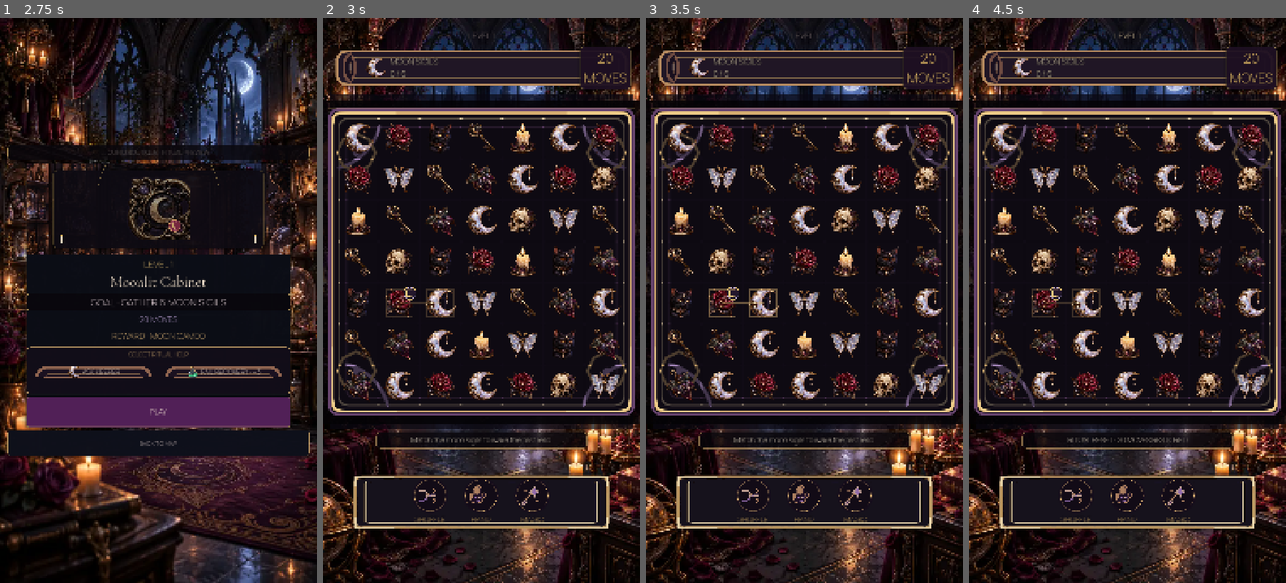
Above: before the commit, frames 1-4 (left to right).
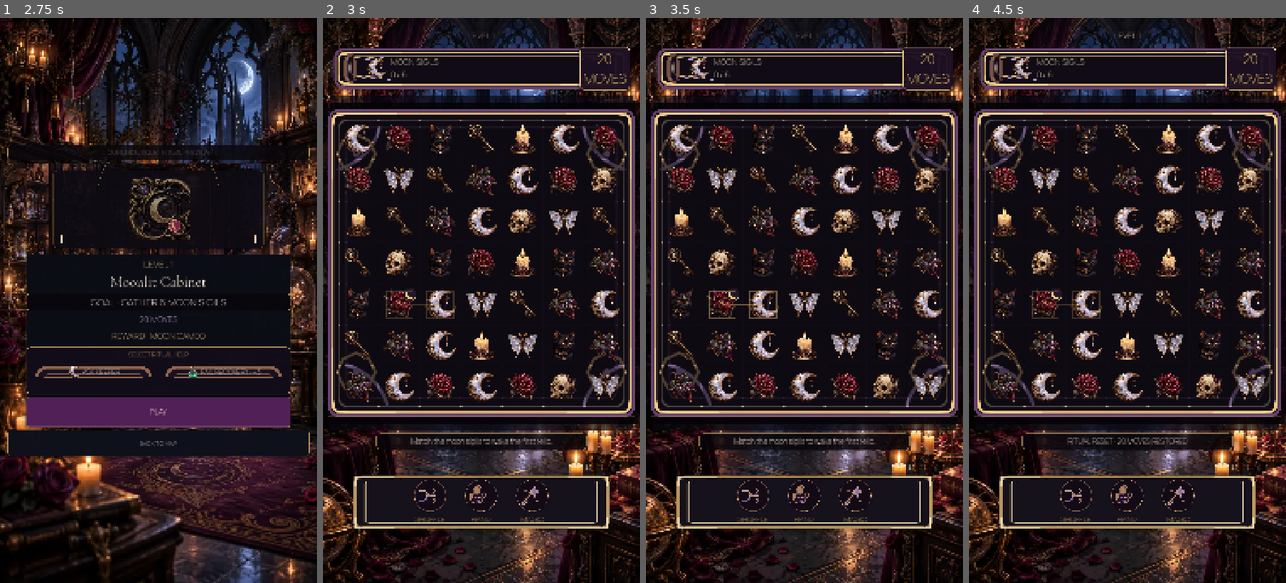
Above: after the commit, the same moments.

Repository: Jay-prodesign/akilta-match3
Game: Godot game, scene res://src/app/app_bootstrap.tscn
The game is run twice, just before and just after one commit, with the same random seed, the same clock (stepped at 60 frames per second) and the same inputs.
Inputs:
- Up to frame 1 (2.75 s): click "ENTER THE HOUSE" at 0.5 s; click "PLAY LEVEL 1" at 1.25 s; click "1" at 2 s
- Up to frame 2 (3 s): click "PLAY" at 2.75 s
- Up to frame 3 (3.5 s): no input
- Up to frame 4 (4.5 s): click "Ⅱ" at 3.5 s; click "RESTART LEVEL" at 4.25 s

Frame 1 is identical in both runs. In frame 2, 16% of the frame differs, in the area x 1-100%, y 5-77%; in frame 3, 16%; in frame 4, 15%.

Commit message:
Port ornamental gameplay HUD frame into single parity branch

Diff:
--- a/src/ui/gameplay/gameplay_screen.gd
+++ b/src/ui/gameplay/gameplay_screen.gd
@@ -1116,6 +1116,11 @@
 		and hint_label.custom_minimum_size.x >= 680.0
 		and hint_label.custom_minimum_size.x <= 740.0
 	)
+	var north_star_gameplay_hud_frame: bool = (
+		String($Layout/HUDPlate.get_meta("production_chrome_asset", "")) == ProductionChrome.GAMEPLAY_HUD_FRAME_PATH
+		and String($Layout/HUDPlate.get_meta("production_chrome_kind", "")) == "gameplay_objective_frame"
+		and ($Layout/HUDPlate as PanelContainer).get_theme_stylebox("panel") is StyleBoxTexture
+	)
 	return {
 		"authored_hud_plate": get_node_or_null("Layout/HUDPlate/HUD") != null,
 		"authored_resource_bar": _level_badge_label != null and _resource_coin_label != null and _resource_gem_label != null,
@@ -1142,13 +1147,14 @@
 		"utility_separated_from_boosters": utilities_separated,
 		"north_star_board_object": board_locked,
 		"north_star_header_hierarchy": hierarchy_locked,
-		"quiet_gameplay_shell_family": String($Layout/HUDPlate.get_meta("production_chrome_asset", "")) == ProductionChrome.QUIET_PANEL_PATH and $ResourceBar.get_theme_stylebox("panel") is StyleBoxEmpty,
+		"quiet_gameplay_shell_family": $ResourceBar.get_theme_stylebox("panel") is StyleBoxEmpty and String(pause_button.get_meta("production_chrome_asset", "")) == ProductionChrome.QUIET_PANEL_PATH,
+		"north_star_gameplay_hud_frame": north_star_gameplay_hud_frame,
 		"integrated_hud_surface": integrated_hud_surface,
 		"final_hint_readability": hint_readable and hint_label.size_flags_horizontal == Control.SIZE_SHRINK_CENTER and hint_label.custom_minimum_size.x >= 680.0 and hint_label.custom_minimum_size.x <= 740.0,
 		"final_booster_readability": booster_family_locked and shuffle_label.get_theme_font_size("font_size") >= 26,
 		"visual_parity_gate_v2": hierarchy_locked and booster_family_locked and composition_locked and board_locked and utilities_separated and String(_booster_tray.get_meta("production_chrome_kind", "")) == "gameplay_booster_tray",
 		"visual_parity_gate_v3": hierarchy_locked and integrated_hud_surface and hint_readable and booster_family_locked and composition_locked and board_locked and utilities_separated,
-		"visual_parity_gate_v4": hierarchy_locked and integrated_h …(83 unchanged characters)… oard_locked and utilities_separated and String($Layout/HUDPlate.get_meta("production_chrome_asset", "")) == ProductionChrome.QUIET_PANEL_PATH and $ResourceBar.get_theme_stylebox("pa …(115 unchanged characters)…
+		"visual_parity_gate_v4": hierarchy_locked and integrated_h …(83 unchanged characters)… oard_locked and utilities_separated and north_star_gameplay_hud_frame and $ResourceBar.get_theme_stylebox("pa …(115 unchanged characters)…
 		"visual_parity_gate_v5": hierarchy_locked and integrated_hud_surface and hint_readable and booster_family_locked and composition_locked and board_locked and utilities_separated,
 		"canonical_booster_art": canonical_booster_art,
 		"gothic_board_material": gothic_board_material,
@@ -1157,7 +1163,7 @@
 		"north_star_compact_gameplay_geometry": compact_geometry_locked,
 		"visual_parity_gate_v10": hierarchy_locked and integrated_hud_surface and hint_readable and booster_family_locked and composition_locked and board_locked and utilities_separated and canonical_booster_art and gothic_board_material,
 		"visual_parity_gate_v11": hierarchy_locked and integrated_hud_surface and hint_readable and booster_family_locked and composition_locked and board_locked and utilities_separated and canonical_booster_art and gothic_board_material and objective_spacing_locked and compact_header_locked,
-		"visual_parity_gate_v12": hierarchy_locked and integrated_ …(214 unchanged characters)… eader_locked and compact_geometry_locked,
+		"visual_parity_gate_v12": hierarchy_locked and integrated_ …(214 unchanged characters)… eader_locked and compact_geometry_locked and north_star_gameplay_hud_frame,
 		"visual_parity_version": 12,
 		"resource_bar_height": ($ResourceBar as PanelContainer).offset_bottom - ($ResourceBar as PanelContainer).offset_top,
 		"hud_plate_height": ($Layout/HUDPlate as PanelContainer).custom_minimum_size.y,
--- a/src/ui/theme/production_chrome.gd
+++ b/src/ui/theme/production_chrome.gd
@@ -7,11 +7,13 @@
 const PRIMARY_ACTION_PATH := "res://assets/ui/chrome/gbl_ui_action_primary_9s_v01.svg"
 const UTILITY_ACTION_PATH := "res://assets/ui/chrome/gbl_ui_action_utility_9s_v01.svg"
 const GAMEPLAY_FRAME_PATH := "res://assets/board/gbl_board_ritual_frame_9s_base_v01.png"
+const GAMEPLAY_HUD_FRAME_PATH := "res://assets/board/gbl_board_ritual_frame_9s_gothic_v02.svg"
 
 static var _primary_panel: StyleBoxTexture
 static var _top_shell: StyleBoxTexture
 static var _bottom_shell: StyleBoxTexture
 static var _gameplay_shell: StyleBoxTexture
+static var _gameplay_hud_frame: StyleBoxTexture
 static var _secondary_panel: StyleBoxTexture
 static var _gameplay_booster_tray: StyleBoxTexture
 static var _compact_panel: StyleBoxTexture
@@ -197,15 +199,21 @@
 		_gameplay_shell = _style(8.0, 52.0, QUIET_PANEL_PATH)
 	return _gameplay_shell
 
+static func gameplay_hud_frame() -> StyleBoxTexture:
+	if _gameplay_hud_frame == null:
+		_gameplay_hud_frame = _style(10.0, 40.0, GAMEPLAY_HUD_FRAME_PATH)
+	return _gameplay_hud_frame
+
 static func apply_gameplay_shell(panel: Control, kind: String) -> bool:
 	if panel == null:
 		return false
-	var style := gameplay_shell()
-	if style == null:
-		return false
-	panel.add_theme_stylebox_override("panel", style)
-	panel.set_meta("production_chrome_asset", QUIET_PANEL_PATH)
-	panel.set_meta("production_chrome_kind", "gameplay_" + kind)
+	var objective_frame := kind == "objective"
+	var style := gameplay_hud_frame() if objective_frame else gameplay_shell()
+	if style == null:
+		return false
+	panel.add_theme_stylebox_override("panel", style)
+	panel.set_meta("production_chrome_asset", GAMEPLAY_HUD_FRAME_PATH if objective_frame else QUIET_PANEL_PATH)
+	panel.set_meta("production_chrome_kind", "gameplay_objective_frame" if objective_frame else "gameplay_" + kind)
 	return true
 
 static func gameplay_booster_tray() -> StyleBoxTexture:
@@ -255,6 +263,7 @@
 		"bottom_shell_asset_backed": bottom_shell() != null and bottom_shell().texture != null,
 		"global_shell_family_verified": top_shell() != null and top_shell().texture != null and bottom_shell() != null and bottom_shell().texture != null,
 		"gameplay_shell_asset_backed": gameplay_shell() != null and gameplay_shell().texture != null,
+		"gameplay_hud_frame_asset_backed": gameplay_hud_frame() != null and gameplay_hud_frame().texture != null,
 		"gameplay_booster_tray_asset_backed": gameplay_booster_tray() != null and gameplay_booster_tray().texture != null,
 		"secondary_panel_asset_backed": secondary_panel() != null and secondary_panel().texture != null,
 		"secondary_hero_family_verified": secondary_panel() != null and secondary_panel().texture != null,
--- a/tests/unit/test_gameplay_authored_presentation_shell.gd
+++ b/tests/unit/test_gameplay_authored_presentation_shell.gd
@@ -22,7 +22,7 @@
 		"north_star_booster_family", "utility_separated_from_boosters", "north_star_board_object",
 		"north_star_header_hierarchy", "booster_frame_family", "quiet_gameplay_shell_family", "integrated_hud_surface",
 		"final_hint_readability", "final_booster_readability", "canonical_booster_art", "gothic_board_material", "objective_spacing_locked",
-		"north_star_compact_gameplay_header", "north_star_compact_gameplay_geometry",
+		"north_star_compact_gameplay_header", "north_star_compact_gameplay_geometry", "north_star_gameplay_hud_frame",
 		"visual_parity_gate_v2", "visual_parity_gate_v3", "visual_parity_gate_v4", "visual_parity_gate_v5", "visual_parity_gate_v10", "visual_parity_gate_v11", "visual_parity_gate_v12",
 	]:
 		_expect(bool(contract.get(key, false)), "Gameplay North Star parity contract failed: %s" % key)
--- a/tests/unit/test_production_chrome_asset.gd
+++ b/tests/unit/test_production_chrome_asset.gd
@@ -21,6 +21,7 @@
 	_expect(float(contract.get("nine_slice_margin", 0.0)) >= 56.0, "shared production chrome must retain safe 9-slice corners")
 	_expect(bool(contract.get("global_interactive_family_ready", false)), "global interactive chrome variants must resolve from the authored 9-slice source")
 	_expect(bool(contract.get("action_family_ready", false)), "Golden Loop action chrome must resolve primary and utility authored 9-slice variants")
+	_expect(bool(contract.get("gameplay_hud_frame_asset_backed", false)), "gameplay objective HUD must resolve the authored gothic frame")
 	_expect(String(contract.get("primary_action_runtime_path", "")).ends_with(".svg"), "primary action chrome must resolve through the authored action asset")
 	await _expect_panel(PRESTART, "Layout/Card")
 	await _expect_panel(GAMEPLAY, "PauseOverlay/Card")
--- a/tests/visual/capture_level1_journey.gd
+++ b/tests/visual/capture_level1_journey.gd
@@ -71,6 +71,7 @@
 		"objective_spacing_locked",
 		"north_star_compact_gameplay_header",
 		"north_star_compact_gameplay_geometry",
+		"north_star_gameplay_hud_frame",
 		"canonical_booster_art",
 		"gothic_board_material",
 		"quiet_gameplay_shell_family",
